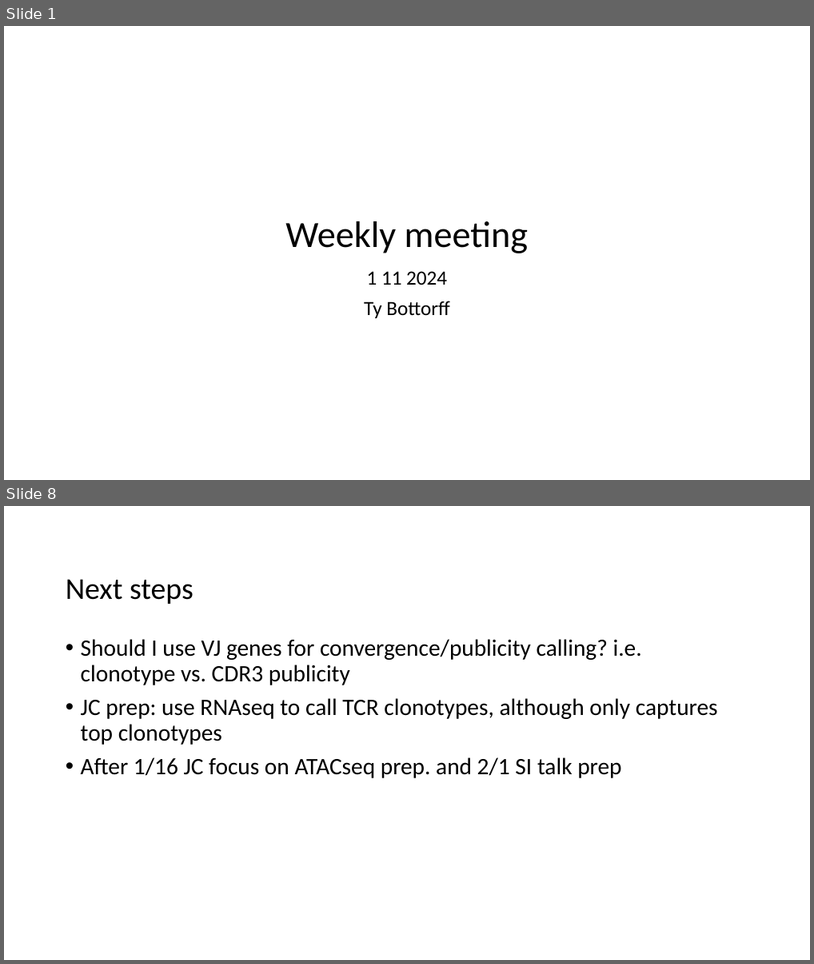
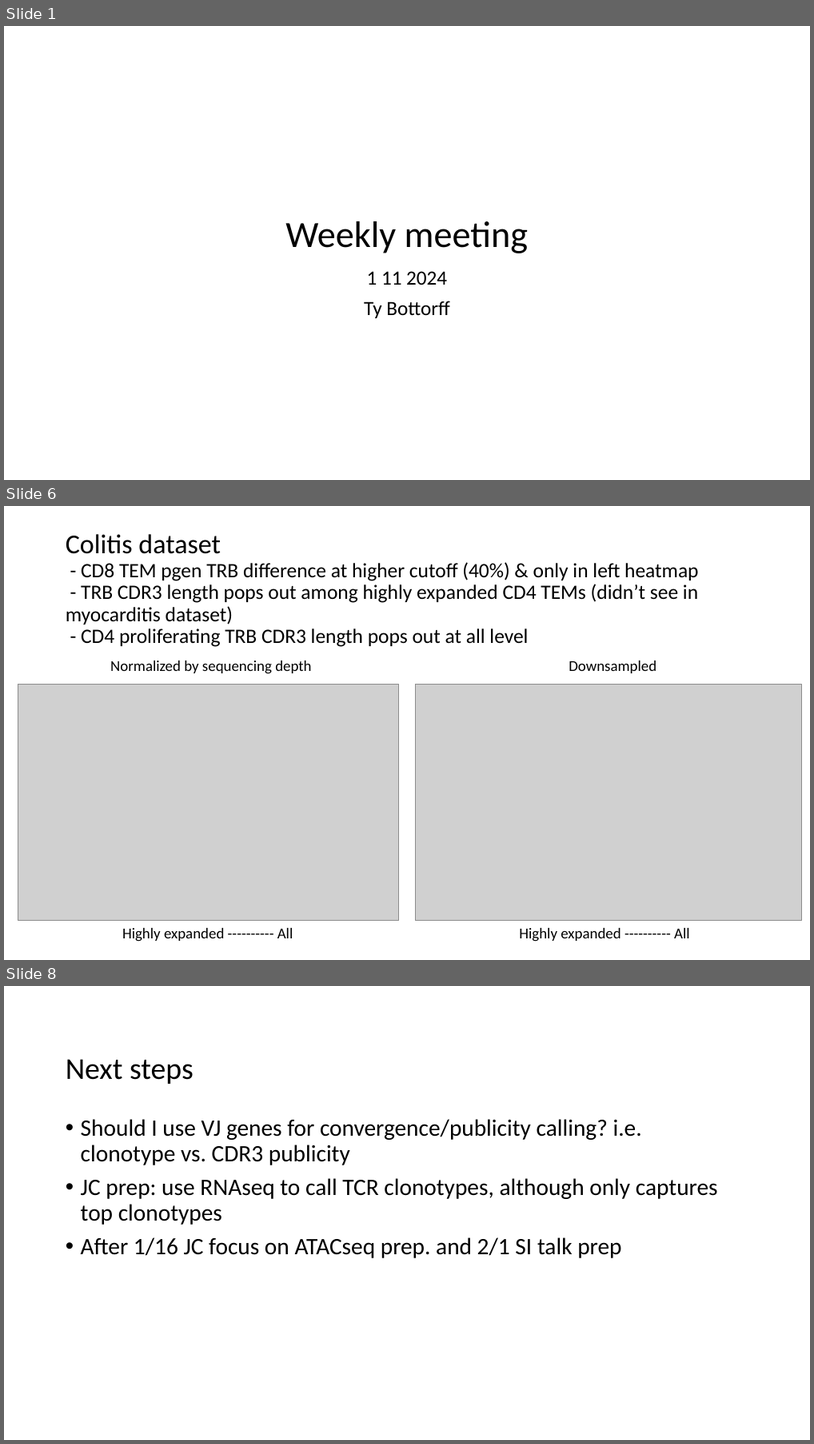
Before and after one commit to tybottorff/bottorffdocs, a slide deck: linsley_postdoc/presentations/weekly_meetings/1_11_24.pptx. Shown one above the other, each under a label of ours: slides 1 and 8 before the commit, slides 1, 6 and 8 after it; the slides between them are not shown. The pictures are 814x964 and 814x1444 pixels, drawn with LibreOffice and Linux fonts; fonts in the diff are those of the drawing; grey boxes stand for pictures. Boxes give left, top, right and bottom in pixels: in the first picture for what was removed or moved away, otherwise in the second. Text is boxed around its words. In the diff, an @@ line names an element or a change of style, - is before the commit and + after.

```diff
--- a/linsley_postdoc/presentations/weekly_meetings/1_11_24.pptx
+++ b/linsley_postdoc/presentations/weekly_meetings/1_11_24.pptx
@@ slide 6 added at (x1=4, y1=506, x2=810, y2=960), background #FFFFFF @@
@@ title added at (x1=66, y1=534, x2=698, y2=647), 24.3 pt, text #000000 @@
+Colitis dataset
+- CD8 TEM pgen TRB difference at higher cutoff (40%) & only in left heatmap
+- TRB CDR3 length pops out among highly expanded CD4 TEMs (didn’t see in myocarditis dataset)
+- CD4 proliferating TRB CDR3 length pops out at all level
@@ text added at (x1=110, y1=660, x2=311, y2=674), 18 pt, text #000000 @@
+Normalized by sequencing depth
@@ text added at (x1=569, y1=660, x2=657, y2=673), 18 pt, text #000000 @@
+Downsampled
@@ picture added at (x1=18, y1=684, x2=399, y2=920) @@
@@ picture added at (x1=415, y1=684, x2=802, y2=920) @@
@@ text added at (x1=122, y1=928, x2=294, y2=941), 18 pt, text #000000 @@
+Highly expanded ---------- All
@@ text added at (x1=519, y1=928, x2=690, y2=941), 18 pt, text #000000 @@
+Highly expanded ---------- All
```
Also in this commit, not shown: 1 slide changed, 5 other slides added, 5 slides removed.
